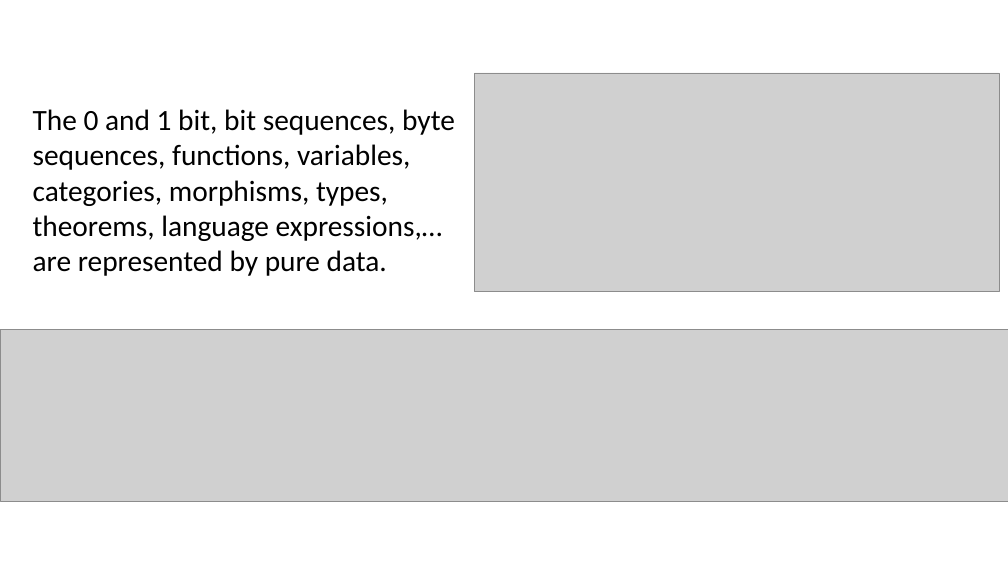
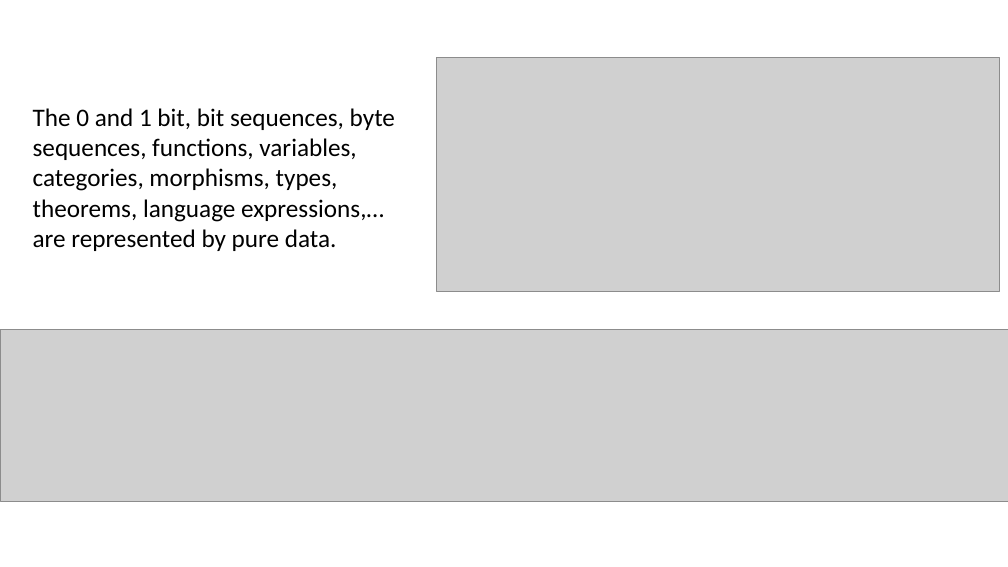
Before and after one commit to Saul-Youssef/coda, a slide deck: slide 5 of doc/talk/coda.pptx. Drawn at 1008x567 pixels with LibreOffice and Linux fonts; fonts in the diff are those of the drawing; grey boxes stand for pictures. Boxes give left, top, right and bottom in pixels: in the first picture for what was removed or moved away, otherwise in the second. Text is boxed around its words. In the diff, an @@ line names an element or a change of style, - is before the commit and + after.

```diff
--- a/doc/talk/coda.pptx
+++ b/doc/talk/coda.pptx
@@ picture: place and size @@
-picture at (474, 73, 999, 292)
+picture at (437, 57, 1000, 292)
@@ text "The 0 and 1 bit, ..." at (33, 108, 395, 251): size 28 to 24 pt @@
```
Also in this commit, not shown: 6 other slides changed, 6 slides added, 1 slide removed, 2 other files.
